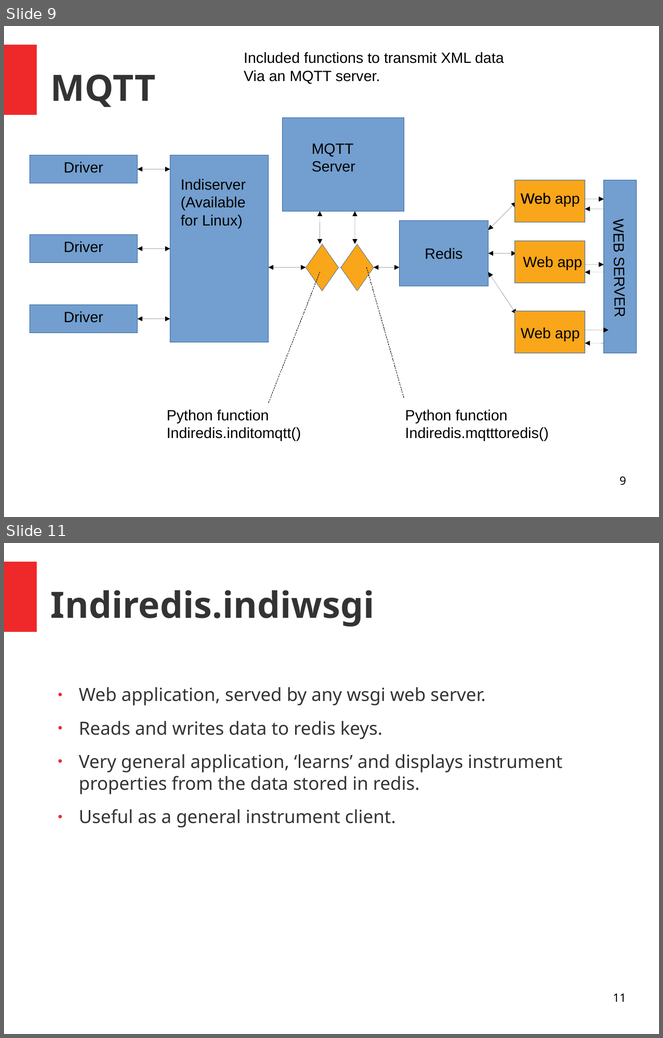
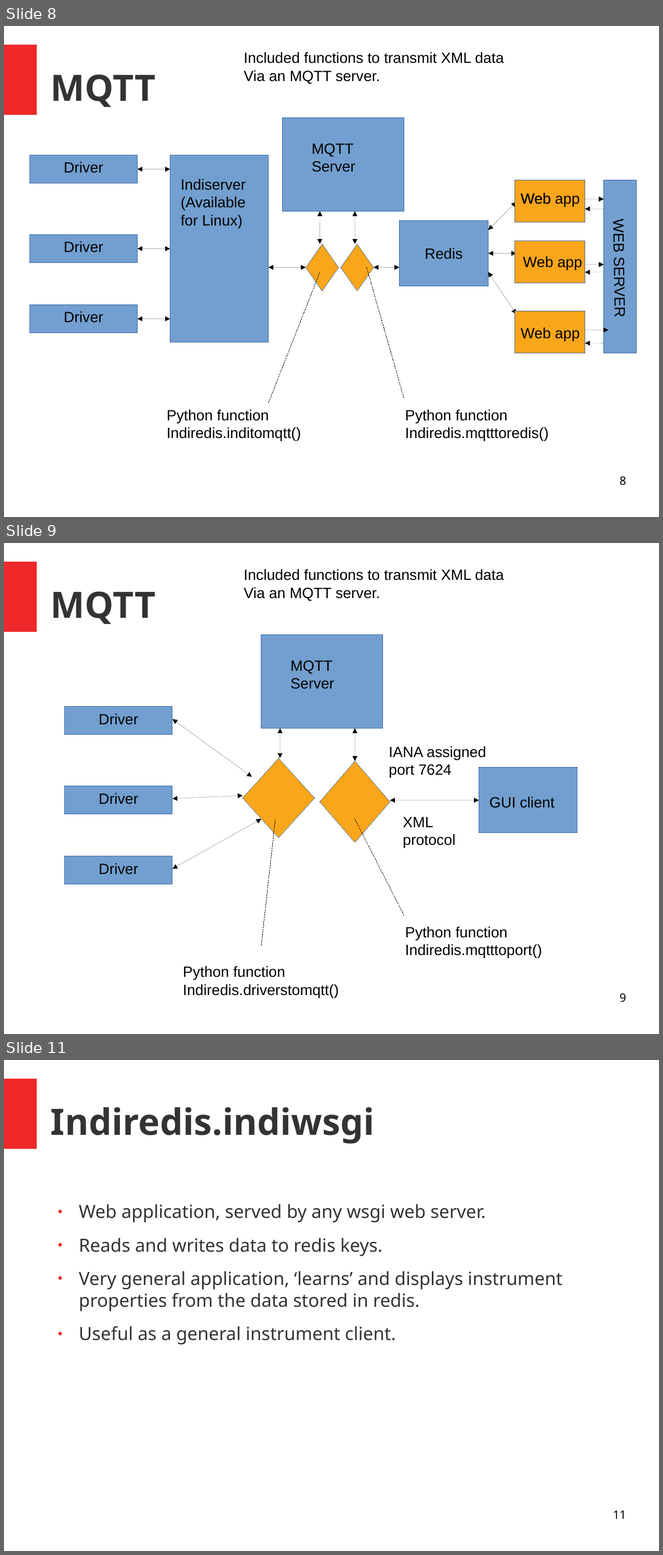
Before and after one commit to bernie-skipole/indi, a slide deck: indislides.odp. Shown one above the other, each under a label of ours: slides 9 and 11 before the commit, slides 8, 9 and 11 after it; the slides between them are not shown. The pictures are 663x1038 and 663x1555 pixels, drawn with LibreOffice and Linux fonts; fonts in the diff are those of the drawing. Boxes give left, top, right and bottom in pixels: in the first picture for what was removed or moved away, otherwise in the second. Text is boxed around its words. In the diff, an @@ line names an element or a change of style, - is before the commit and + after.

```diff
--- a/indislides.odp
+++ b/indislides.odp
@@ slide 9 added at box(4, 543, 659, 1034), background #FFFFFF; not listed: 1 template element that a slide beside it also shows @@
@@ text added at box(244, 569, 504, 601), 18 pt, text #000000 @@
+Included functions to transmit XML data
+Via an MQTT server.
@@ title added at box(51, 591, 156, 624), 44 pt, text #333333, bold @@
+MQTT
@@ rectangle added at box(261, 635, 383, 728), fill #729FCF, outline #3465A4 0 pt @@
@@ text added at box(291, 661, 334, 689), 18 pt, text #000000 @@
+MQTT Server
@@ rectangle added at box(65, 707, 172, 735), fill #729FCF, outline #3465A4 0 pt @@
@@ text added at box(99, 714, 138, 725), 18 pt, text #000000 @@
+Driver
@@ double arrow added from (172, 720) to (252, 777), #000000 0 pt @@
@@ double arrow added from (281, 758) to (281, 729), #000000 0 pt @@
@@ double arrow added from (356, 729) to (356, 761), #000000 0 pt @@
@@ diamond added at box(243, 758, 315, 838), fill #FAA61A, outline #3465A4 0 pt @@
@@ text added at box(389, 746, 486, 778), 18 pt, text #000000 @@
+IANA assigned port 7624
@@ diamond added at box(320, 761, 390, 843), fill #FAA61A, outline #3465A4 0 pt @@
@@ rectangle added at box(479, 768, 577, 833), fill #729FCF, outline #3465A4 0 pt @@
@@ rectangle added at box(65, 786, 172, 814), fill #729FCF, outline #3465A4 0 pt @@
@@ text added at box(99, 793, 138, 805), 18 pt, text #000000 @@
+Driver
@@ double arrow added from (172, 799) to (243, 796), #000000 0 pt @@
@@ double arrow added from (390, 800) to (479, 800), #000000 0 pt @@
@@ text added at box(490, 797, 555, 808), 18 pt, text #000000 @@
+GUI client
@@ double arrow added from (172, 870) to (261, 820), #000000 0 pt @@
@@ line added from (261, 945) to (276, 820), #000000 0 pt @@
@@ line added from (356, 820) to (404, 916), #000000 0 pt @@
@@ text added at box(403, 817, 456, 848), 18 pt, text #000000 @@
+XML
+protocol
@@ rectangle added at box(65, 857, 172, 885), fill #729FCF, outline #3465A4 0 pt @@
@@ text added at box(99, 863, 138, 875), 18 pt, text #000000 @@
+Driver
@@ text added at box(405, 927, 542, 958), 18 pt, text #000000 @@
+Python function
+Indiredis.mqtttoport()
@@ text added at box(183, 966, 339, 998), 18 pt, text #000000 @@
+Python function
+Indiredis.driverstomqtt()
@@ page number added at box(620, 994, 626, 1003), 14 pt, text #000000 @@
+9
@@ what was slide 9 is now slide 8 @@
@@ page number at box(620, 477, 626, 486): text changed @@
-9
+8
```
Also in this commit, not shown: 6 slides changed, 1 slide removed.
